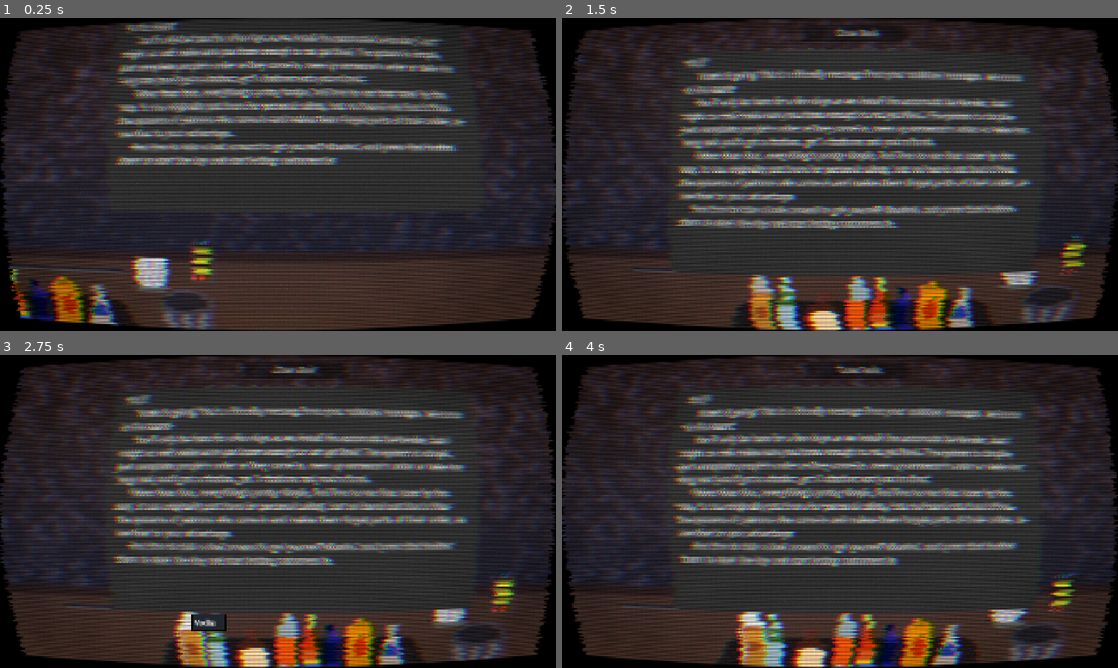
Above: before the commit, frames 1-4 (two rows, left to right).
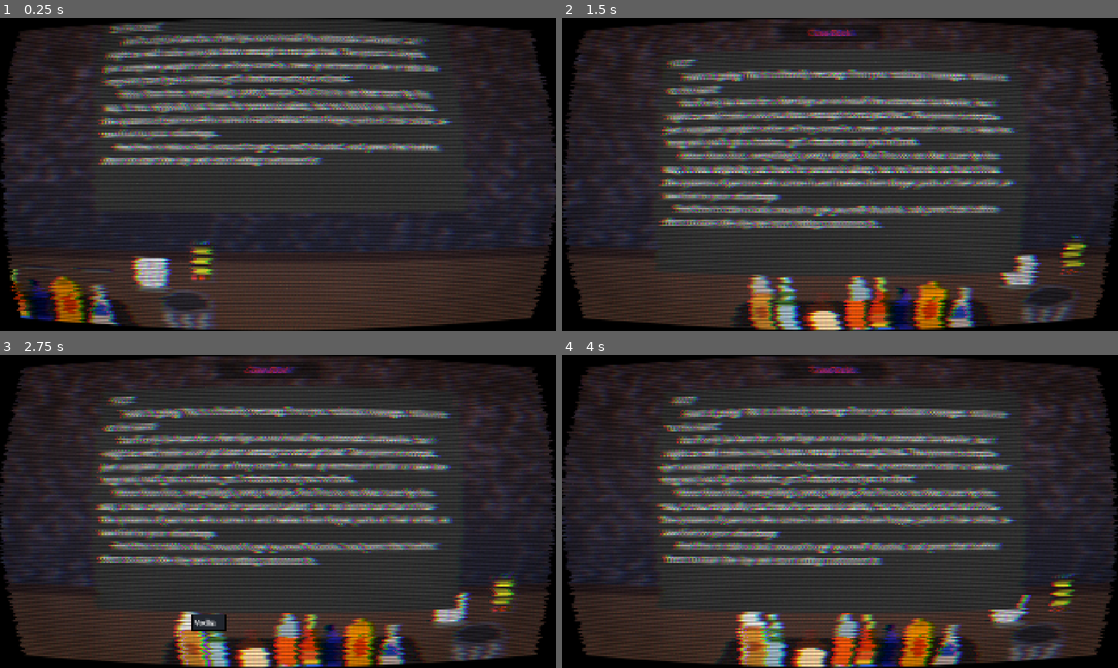
Above: after the commit, the same moments.

Repository: witenson-cmyk/cyBar-tender
Game: Godot game, scene res://node_2d.tscn
The game is run twice, just before and just after one commit, with the same random seed, the same clock (stepped at 60 frames per second) and the same inputs. This scene is started directly instead of the project's main scene.
Inputs (mouse positions are in pixels of both pictures, inside the frame that each line leads up to):
- Up to frame 1 (0.25 s): no input
- Up to frame 2 (1.5 s): click (562, 309) at 0.52 s; click "Start Day" at 1.25 s
- Up to frame 3 (2.75 s): click (183, 639) at 2.02 s
- Up to frame 4 (4 s): click (745, 639) at 2.77 s; tap Enter (ui_accept) at 3.5 s; move the mouse to (962, 495) at 3.52 s; hold Enter (ui_accept) from 3.53 s (still down); click (962, 495) at 3.67 s

The runs differ from the first frame. In frame 1, 12% of the frame differs, in the area x 1-86%, y 1-82%; in frame 2, 15%, in the area x 12-87%, y 3-82%; in frame 3, 15%; in frame 4, 15%.

Commit message:
final changes, first release :3

Diff:
--- a/Resources/savegame.tres
+++ b/Resources/savegame.tres
@@ -1,7 +1,6 @@
-[gd_resource type="Resource" script_class="player_data" format=3 uid="uid://bbilpyus0btgx"]
+[gd_resource type="Resource" script_class="player_data" format=3]
 
-[ext_resource type="Script" uid="uid://ctrmi7s1alhh3" path="res://Scripts/playerData.gd" id="1_0jntd"]
+[ext_resource type="Script" path="res://Scripts/playerData.gd" id="1_0jntd"]
 
 [resource]
 script = ExtResource("1_0jntd")
-days = 3
--- a/Scripts/gameManager.gd
+++ b/Scripts/gameManager.gd
@@ -17,7 +17,7 @@
 var infoToGet: data = data.new()
 var info
 var peeps = []
-@export var timerMax=30
+@export var timerMax=25
 var dayOver=false
 var dayActuallyOver = false
 
@@ -85,10 +85,12 @@
 		timer=timerMax-day*2-random.randi()%(9+day)
 
 	#game timer
-	if dayStarted:
+	if dayStarted and not dayOver:
 		gameTimer+=3*delta
 	gameTime=int(gameTimer/30)*30
 	var gameHT: int = int((gameTime/60)+9)%13
+	if gameHT<9:
+		gameHT+=1
 	var gameMT: int = int(gameTime)%60
 	var label = get_node("Control/CanvasLayer/ui")
 	var gameHL=str(gameHT)
@@ -98,17 +100,25 @@
 	else:
 		gameML=str(gameMT)
 
-	if gameHT>=12:
+	if gameHT<9:
 		gameML+= " AM"
 	else:
 		gameML+= " PM"
 
 	#end the day
-	if gameHT>3 and gameHT<8 and not dayOver:
+	if gameHT>=2 and gameHT<8 and not dayOver:
 		dayOver=true
 		AudioManager.actual_end.play()
 
-	if places.is_empty() and dayOver:
+	if dayOver:
+		var isGood=true
+		for thing in places:
+			if thing != null:
+				isGood=false
+		if isGood:
+			dayActuallyOver=true
+
+	if dayActuallyOver:
 		if day<5:
 			save_game.days+=1
 			save_game.points+=points
--- a/Scripts/liquid.gd
+++ b/Scripts/liquid.gd
@@ -43,6 +43,9 @@
 				thing.added.append(toAdd)
 				AudioManager.sploosh.pitch_scale=.4+float(random.randi()%50)/100
 				AudioManager.sploosh.play()
+				thing.get_node("CollisionShape2D/Sprite2D/Button")._on_mouse_exited()
+				await get_tree().create_timer(0.00005)
+				thing.get_node("CollisionShape2D/Sprite2D/Button")._on_mouse_entered()
 				return
 
 func _mouse_enter() -> void:
--- a/node_2d.tscn
+++ b/node_2d.tscn
@@ -141,15 +141,15 @@
 [node name="book" type="Sprite2D" parent="Control/CanvasLayer" unique_id=1280228879]
 self_modulate = Color(0.22785605, 0.22785605, 0.22785605, 1)
 z_index = 10
-position = Vector2(1016, -562.25)
+position = Vector2(960, -562.25)
 scale = Vector2(40.328125, 24.484375)
 texture = ExtResource("8_rj586")
 
 [node name="RichTextLabel" type="RichTextLabel" parent="Control/CanvasLayer" unique_id=1919671256]
 z_index = 11
-offset_left = 404.99994
+offset_left = 348.99994
 offset_top = -986.9999
-offset_right = 1624.0
+offset_right = 1568.0
 offset_bottom = -238.0
 theme = SubResource("Theme_rp3bj")
 theme_override_colors/default_color = Color(1, 1, 1, 1)
@@ -161,40 +161,46 @@
 tab_size = 3
 
 [node name="openBook" type="Button" parent="Control/CanvasLayer" unique_id=454998662]
-offset_left = 835.0
+offset_left = 739.0
 offset_top = 23.0
-offset_right = 1216.0
+offset_right = 1120.0
 offset_bottom = 81.0
 theme = SubResource("Theme_rj586")
+theme_override_colors/font_color = Color(0.92156863, 0.24705882, 0.7647059, 1)
 text = "wololo"
 
 [node name="ui" type="Label" parent="Control/CanvasLayer" unique_id=1278619011]
 anchors_preset = -1
-anchor_right = 0.45260417
-anchor_bottom = 0.02037037
-offset_left = 548.0
+anchor_left = -0.27864584
+anchor_right = 0.346875
+anchor_bottom = 0.027777778
+offset_left = 804.0
 offset_top = 101.0
-offset_right = 588.0
+offset_right = 844.0
 offset_bottom = 124.0
+theme_override_colors/font_color = Color(0.9227603, 0.2455535, 0.7642122, 1)
+theme_override_font_sizes/font_size = 40
 horizontal_alignment = 1
 metadata/_edit_use_anchors_ = true
 
 [node name="left" type="Button" parent="Control/CanvasLayer" unique_id=1010949049]
 z_index = 4
-offset_left = 246.0
+offset_left = 190.0
 offset_top = -773.25
-offset_right = 326.0
+offset_right = 270.0
 offset_bottom = -418.25
 theme = SubResource("Theme_4d7sh")
+theme_override_colors/font_color = Color(0.92156863, 0.24705882, 0.7647059, 1)
 text = "<"
 
 [node name="right" type="Button" parent="Control/CanvasLayer" unique_id=432057960]
 z_index = 4
-offset_left = 1709.0
+offset_left = 1653.0
 offset_top = -766.25
-offset_right = 1789.0
+offset_right = 1733.0
 offset_bottom = -411.25
 theme = SubResource("Theme_ir8iy")
+theme_override_colors/font_color = Color(0.92156863, 0.24705882, 0.7647059, 1)
 text = ">"
 
 [node name="ColorRect" type="ColorRect" parent="Control/CanvasLayer" unique_id=1329425042]
@@ -232,141 +238,78 @@
 scale = Vector2(1.3058593, 1.0354165)
 texture = ExtResource("22_gt76g")
 
-[node name="place7" type="Area2D" parent="." unique_id=331055570]
-position = Vector2(796, 822)
+[node name="place11" type="Area2D" parent="." unique_id=827462353]
+position = Vector2(127, 822)
 metadata/place = true
 
-[node name="CollisionShape2D" type="CollisionShape2D" parent="place7" unique_id=1769195859]
+[node name="CollisionShape2D" type="CollisionShape2D" parent="place11" unique_id=1944105670]
 position = Vector2(-5, 1)
 shape = SubResource("RectangleShape2D_rp3bj")
 
-[node name="Sprite2D" type="Sprite2D" parent="place7/CollisionShape2D" unique_id=761702368]
+[node name="Sprite2D" type="Sprite2D" parent="place11/CollisionShape2D" unique_id=1228890413]
 position = Vector2(0.9999999, 62.249992)
 scale = Vector2(1.296875, 0.3515625)
 texture = ExtResource("24_2hxjc")
 
-[node name="place8" type="Area2D" parent="." unique_id=211766824]
-position = Vector2(560, 822)
+[node name="place10" type="Area2D" parent="." unique_id=1752451435]
+position = Vector2(865, 822)
 metadata/place = true
 
-[node name="CollisionShape2D" type="CollisionShape2D" parent="place8" unique_id=1145606762]
-position = Vector2(-5, 1)
+[node name="CollisionShape2D" type="CollisionShape2D" parent="place10" unique_id=126959939]
 shape = SubResource("RectangleShape2D_rp3bj")
 
-[node name="Sprite2D" type="Sprite2D" parent="place8/CollisionShape2D" unique_id=1859957767]
+[node name="Sprite2D" type="Sprite2D" parent="place10/CollisionShape2D" unique_id=944139662]
 position = Vector2(0.9999999, 62.249992)
 scale = Vector2(1.296875, 0.3515625)
 texture = ExtResource("24_2hxjc")
 
-[node name="place3" type="Area2D" parent="." unique_id=784477678]
-position = Vector2(87, 823)
+[node name="place6" type="Area2D" parent="." unique_id=1489780419]
+position = Vector2(299, 823)
 metadata/place = true
 
-[node name="CollisionShape2D" type="CollisionShape2D" parent="place3" unique_id=340371987]
+[node name="CollisionShape2D" type="CollisionShape2D" parent="place6" unique_id=1508594822]
 shape = SubResource("RectangleShape2D_rp3bj")
 
-[node name="Sprite2D" type="Sprite2D" parent="place3/CollisionShape2D" unique_id=1734400848]
+[node name="Sprite2D" type="Sprite2D" parent="place6/CollisionShape2D" unique_id=2009004568]
 position = Vector2(0.9999999, 62.249992)
 scale = Vector2(1.296875, 0.3515625)
 texture = ExtResource("24_2hxjc")
 
-[node name="place8" type="Area2D" parent="place3" unique_id=677816167]
-position = Vector2(589, -1)
+[node name="place5" type="Area2D" parent="." unique_id=2025288189]
+position = Vector2(488, 823)
 metadata/place = true
 
-[node name="CollisionShape2D" type="CollisionShape2D" parent="place3/place8" unique_id=795601394]
-position = Vector2(-5, 1)
+[node name="CollisionShape2D" type="CollisionShape2D" parent="place5" unique_id=953590711]
+position = Vector2(1, 0)
 shape = SubResource("RectangleShape2D_rp3bj")
 
-[node name="Sprite2D" type="Sprite2D" parent="place3/place8/CollisionShape2D" unique_id=191320739]
+[node name="Sprite2D" type="Sprite2D" parent="place5/CollisionShape2D" unique_id=2001173715]
 position = Vector2(0.9999999, 62.249992)
 scale = Vector2(1.296875, 0.3515625)
 texture = ExtResource("24_2hxjc")
 
-[node name="place8" type="Area2D" parent="place3/place8" unique_id=941691317]
-position = Vector2(-931, -1)
+[node name="place9" type="Area2D" parent="." unique_id=677816167]
+position = Vector2(676, 822)
 metadata/place = true
 
-[node name="CollisionShape2D" type="CollisionShape2D" parent="place3/place8/place8" unique_id=153670729]
+[node name="CollisionShape2D" type="CollisionShape2D" parent="place9" unique_id=795601394]
 position = Vector2(-5, 1)
 shape = SubResource("RectangleShape2D_rp3bj")
 
-[node name="Sprite2D" type="Sprite2D" parent="place3/place8/place8/CollisionShape2D" unique_id=639139041]
+[node name="Sprite2D" type="Sprite2D" parent="place9/CollisionShape2D" unique_id=191320739]
 position = Vector2(0.9999999, 62.249992)
 scale = Vector2(1.296875, 0.3515625)
 texture = ExtResource("24_2hxjc")
 
-[node name="place7" type="Area2D" parent="place3" unique_id=1752451435]
-position = Vector2(826, -1)
+[node name="place8" type="Area2D" parent="place9" unique_id=941691317]
+position = Vector2(-723, -1)
 metadata/place = true
 
-[node name="CollisionShape2D" type="CollisionShape2D" parent="place3/place7" unique_id=126959939]
+[node name="CollisionShape2D" type="CollisionShape2D" parent="place9/place8" unique_id=153670729]
 position = Vector2(-5, 1)
 shape = SubResource("RectangleShape2D_rp3bj")
 
-[node name="Sprite2D" type="Sprite2D" parent="place3/place7/CollisionShape2D" unique_id=944139662]
-position = Vector2(0.9999999, 62.249992)
-scale = Vector2(1.296875, 0.3515625)
-texture = ExtResource("24_2hxjc")
-
-[node name="place7" type="Area2D" parent="place3/place7" unique_id=827462353]
-position = Vector2(-938, 0)
-metadata/place = true
-
-[node name="CollisionShape2D" type="CollisionShape2D" parent="place3/place7/place7" unique_id=1944105670]
-position = Vector2(-5, 1)
-shape = SubResource("RectangleShape2D_rp3bj")
-
-[node name="Sprite2D" type="Sprite2D" parent="place3/place7/place7/CollisionShape2D" unique_id=1228890413]
-position = Vector2(0.9999999, 62.249992)
-scale = Vector2(1.296875, 0.3515625)
-texture = ExtResource("24_2hxjc")
-
-[node name="place3" type="Area2D" parent="place3" unique_id=1489780419]
-position = Vector2(116, 0)
-metadata/place = true
-
-[node name="CollisionShape2D" type="CollisionShape2D" parent="place3/place3" unique_id=1508594822]
-shape = SubResource("RectangleShape2D_rp3bj")
-
-[node name="Sprite2D" type="Sprite2D" parent="place3/place3/CollisionShape2D" unique_id=2009004568]
-position = Vector2(0.9999999, 62.249992)
-scale = Vector2(1.296875, 0.3515625)
-texture = ExtResource("24_2hxjc")
-
-[node name="place4" type="Area2D" parent="place3" unique_id=2025288189]
-position = Vector2(351, 0)
-metadata/place = true
-
-[node name="CollisionShape2D" type="CollisionShape2D" parent="place3/place4" unique_id=953590711]
-shape = SubResource("RectangleShape2D_rp3bj")
-
-[node name="Sprite2D" type="Sprite2D" parent="place3/place4/CollisionShape2D" unique_id=2001173715]
-position = Vector2(0.9999999, 62.249992)
-scale = Vector2(1.296875, 0.3515625)
-texture = ExtResource("24_2hxjc")
-
-[node name="place9" type="Area2D" parent="place3" unique_id=154630712]
-position = Vector2(-228, -1)
-metadata/place = true
-
-[node name="CollisionShape2D" type="CollisionShape2D" parent="place3/place9" unique_id=779375496]
-position = Vector2(-5, 1)
-shape = SubResource("RectangleShape2D_rp3bj")
-
-[node name="Sprite2D" type="Sprite2D" parent="place3/place9/CollisionShape2D" unique_id=1760575830]
-position = Vector2(0.9999999, 62.249992)
-scale = Vector2(1.296875, 0.3515625)
-texture = ExtResource("24_2hxjc")
-
-[node name="place4" type="Area2D" parent="." unique_id=1293856585]
-position = Vector2(322, 823)
-metadata/place = true
-
-[node name="CollisionShape2D" type="CollisionShape2D" parent="place4" unique_id=1726465149]
-shape = SubResource("RectangleShape2D_rp3bj")
-
-[node name="Sprite2D" type="Sprite2D" parent="place4/CollisionShape2D" unique_id=1865423651]
+[node name="Sprite2D" type="Sprite2D" parent="place9/place8/CollisionShape2D" unique_id=639139041]
 position = Vector2(0.9999999, 62.249992)
 scale = Vector2(1.296875, 0.3515625)
 texture = ExtResource("24_2hxjc")
@@ -976,6 +919,7 @@
 offset_right = 1309.0
 offset_bottom = 400.0
 theme = SubResource("Theme_3n2aa")
+theme_override_colors/font_color = Color(0.92156863, 0.24705882, 0.7647059, 1)
 text = "Start Day"
 
 [node name="patrons" type="Area2D" parent="." unique_id=1670098809]
Binary file added: Sprites/patrons/patron6.png
Not shown, added: Sprites/patrons/patron6.png.import
Binary file added: Sprites/patrons/patron7.png
Not shown, added: Sprites/patrons/patron7.png.import
Binary file added: Sprites/patrons/patron8.png
Not shown, added: Sprites/patrons/patron8.png.import
Binary file added: Sprites/patrons/patron9.png
Not shown, added: Sprites/patrons/patron9.png.import
Binary file added: Sprites/patrons/patronFreak.png
Not shown, added: Sprites/patrons/patronFreak.png.import
Binary file added: Sprites/patrons/patronGoober.png
Not shown, added: Sprites/patrons/patronGoober.png.import
(and 1 more such lines)
